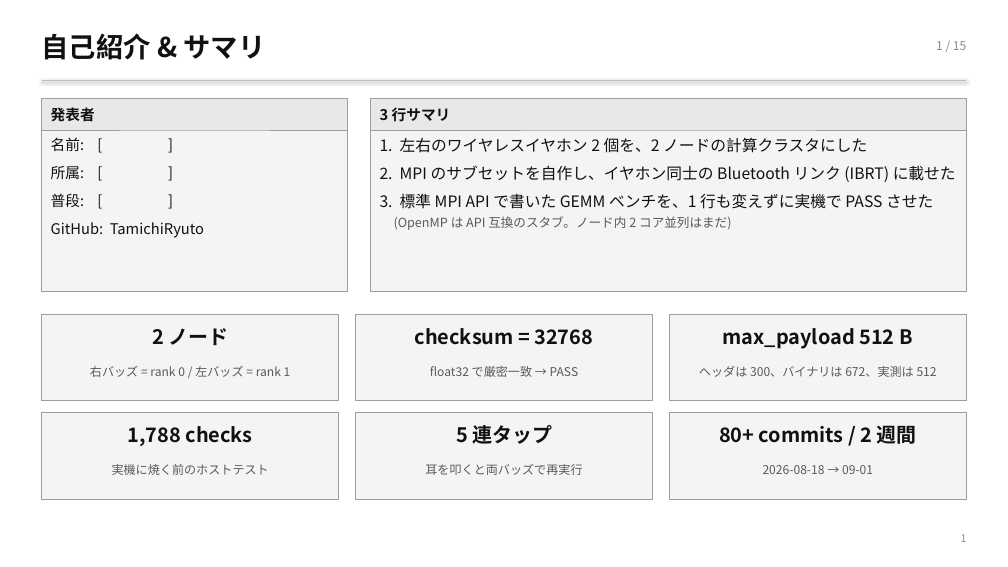
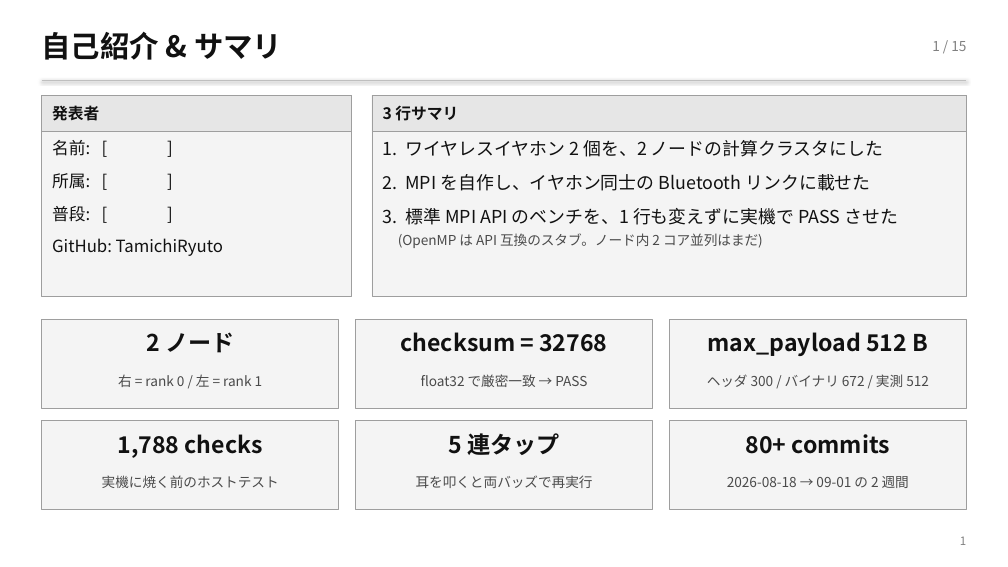
Before and after one commit to TamichiRyuto/pine-buds-cluster, a slide deck: slide 2 of slides/lt-ear-parallel.pptx. Drawn at 1008x567 pixels with LibreOffice and Linux fonts; fonts in the diff are those of the drawing. Boxes give left, top, right and bottom in pixels: in the first picture for what was removed or moved away, otherwise in the second. Text is boxed around its words. In the diff, an @@ line names an element or a change of style, - is before the commit and + after.

```diff
--- a/slides/lt-ear-parallel.pptx
+++ b/slides/lt-ear-parallel.pptx
@@ text "自己紹介 & サマリ" at <box>42,32,282,60</box>: size 26 to 28 pt; more space between paragraphs @@
@@ text "1 / 15" at <box>932,41,966,51</box>: size 11.5 to 13 pt, text colour #8C8C8C to #808080; more space between paragraphs @@
@@ text "発表者" at <box>52,105,99,121</box>: size 14 to 15 pt; more space between paragraphs @@
@@ rectangle: place and size @@
-rectangle at <box>42,98,348,291</box>
+rectangle at <box>42,95,352,296</box>
@@ rectangle at <box>42,95,352,132</box>: fill #E8E8E8 to #E6E6E6 @@
@@ rectangle: place and size @@
-rectangle at <box>42,98,348,130</box>
+rectangle at <box>42,95,352,132</box>
@@ text "3 行サマリ" at <box>383,105,458,121</box>: size 14 to 15 pt; more space between paragraphs @@
@@ rectangle: place and size @@
-rectangle at <box>371,98,966,291</box>
+rectangle at <box>372,95,966,296</box>
@@ rectangle at <box>372,95,966,132</box>: fill #E8E8E8 to #E6E6E6 @@
@@ text "名前: [ ]" at <box>52,140,223,256</box>: size 14 to 16 pt; more space between paragraphs @@
@@ text at <box>383,140,898,225</box>: text changed; size 15 to 17 pt @@
-1. 左右のワイヤレスイヤホン 2 個を、2 ノードの計算クラスタにした
-2. MPI のサブセットを自作し、イヤホン同士の Bluetooth リンク (IBRT) に載せた
-3. 標準 MPI API で書いた GEMM ベンチを、1 行も変えずに実機で PASS させた
+1. ワイヤレスイヤホン 2 個を、2 ノードの計算クラスタにした
+2. MPI を自作し、イヤホン同士の Bluetooth リンクに載せた
+3. 標準 MPI API のベンチを、1 行も変えずに実機で PASS させた
@@ text at <box>398,233,763,248</box>: size 12 to 13 pt, text colour #5A5A5A to #4A4A4A in "(OpenMP は API 互換のスタブ。ノード内 2 コア並列はまだ)" @@
@@ 3 rectangles: place and size @@
-3 rectangles at <box>42,315,966,401</box>
+3 rectangles at <box>42,319,966,408</box>
@@ text at <box>118,374,263,387</box>: text changed; size 11.5 to 13 pt; text colour #5A5A5A to #4A4A4A @@
-右バッズ = rank 0 / 左バッズ = rank 1
+右 = rank 0 / 左 = rank 1
@@ text at <box>707,374,929,387</box>: text changed; size 11.5 to 13 pt; text colour #5A5A5A to #4A4A4A @@
-ヘッダは 300、バイナリは 672、実測は 512
+ヘッダ 300 / バイナリ 672 / 実測 512
@@ rectangle: place and size @@
-rectangle at <box>42,413,339,499</box>
+rectangle at <box>42,420,339,510</box>
@@ size 19 to 22 pt; more space between paragraphs in 5 elements at <box>708,332,928,356</box>, <box>146,332,234,353</box>, <box>401,332,607,352</box>, <box>118,434,263,458</box>, <box>448,433,559,455</box> @@
@@ rectangle: place and size @@
-rectangle at <box>355,413,653,499</box>
+rectangle at <box>355,420,653,510</box>
@@ rectangle: place and size @@
-rectangle at <box>669,413,966,499</box>
+rectangle at <box>669,420,966,510</box>
@@ text at <box>746,434,890,454</box>: text changed; size 19 to 22 pt @@
-80+ commits / 2 週間
+80+ commits
@@ 5 texts: place and size @@
-5 texts at <box>112,366,582,475</box>
+5 texts at <box>102,374,593,488</box>
@@ size 11.5 to 13 pt, text colour #5A5A5A to #4A4A4A; more space between paragraphs in 3 elements at <box>421,374,587,387</box>, <box>102,475,279,488</box>, <box>416,475,593,488</box> @@
@@ text at <box>727,476,909,488</box>: text changed; size 11.5 to 13 pt; text colour #5A5A5A to #4A4A4A @@
-2026-08-18 → 09-01
+2026-08-18 → 09-01 の 2 週間
@@ text "1" at <box>960,536,966,545</box>: size 10 to 11 pt, text colour #8C8C8C to #808080; more space between paragraphs @@
```
Also in this commit, not shown: 15 other slides changed, 2 other files.
